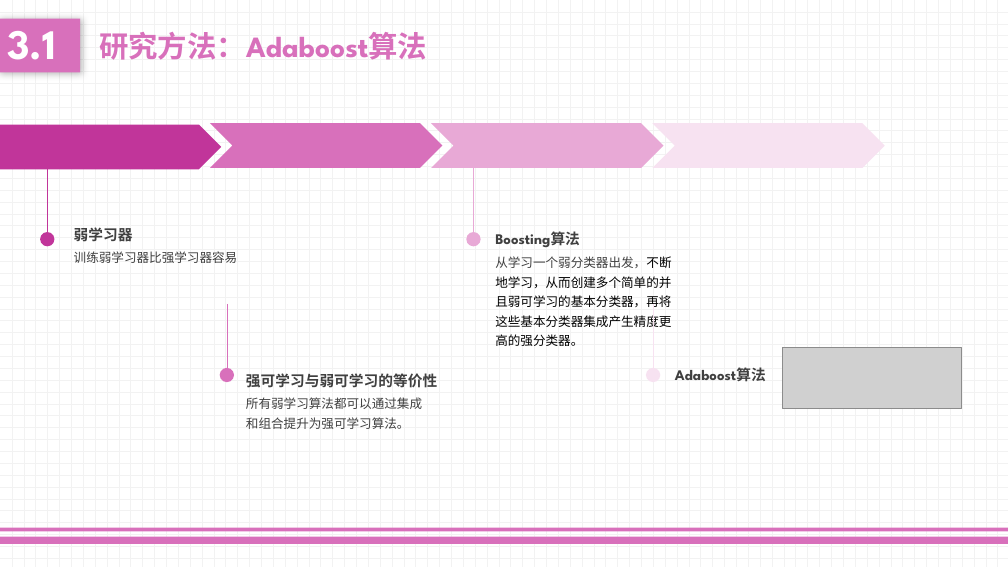
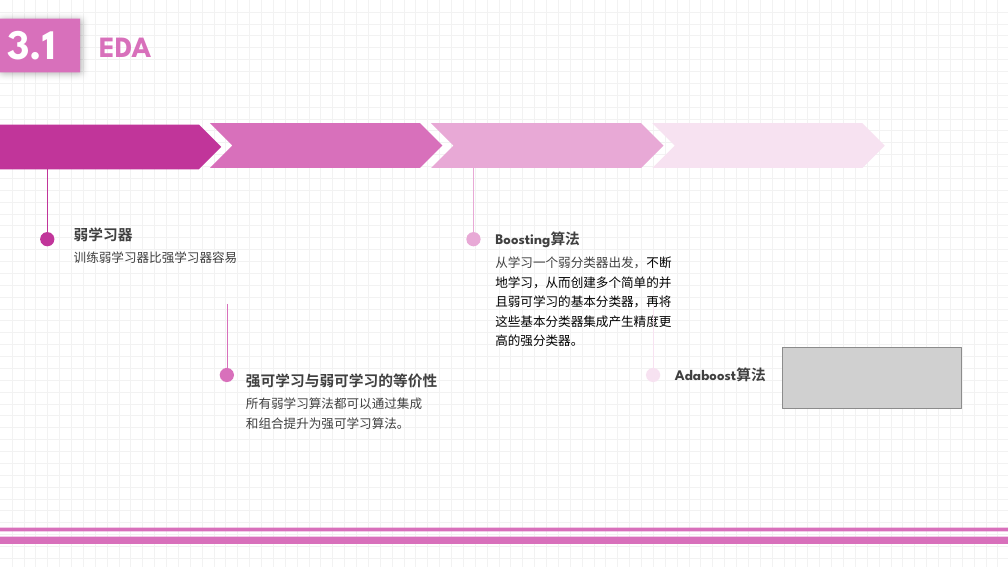
Before and after one commit to lloydliu717/MidtermProject, a slide deck: slide 14 of Presentation.pptx (slide 8 before the commit). Drawn at 1008x567 pixels with LibreOffice and Linux fonts; fonts in the diff are those of the drawing; grey boxes stand for pictures. Boxes give left, top, right and bottom in pixels: in the first picture for what was removed or moved away, otherwise in the second. Text is boxed around its words. In the diff, an @@ line names an element or a change of style, - is before the commit and + after.

Commit message:
presentation ppt

```diff
--- a/Presentation.pptx
+++ b/Presentation.pptx
@@ text at <box>99,37,151,57</box>: text changed @@
-研究方法：Adaboost算法
+EDA
```
Also in this commit, not shown: 1 other slide changed, 12 slides added, 6 slides removed.
